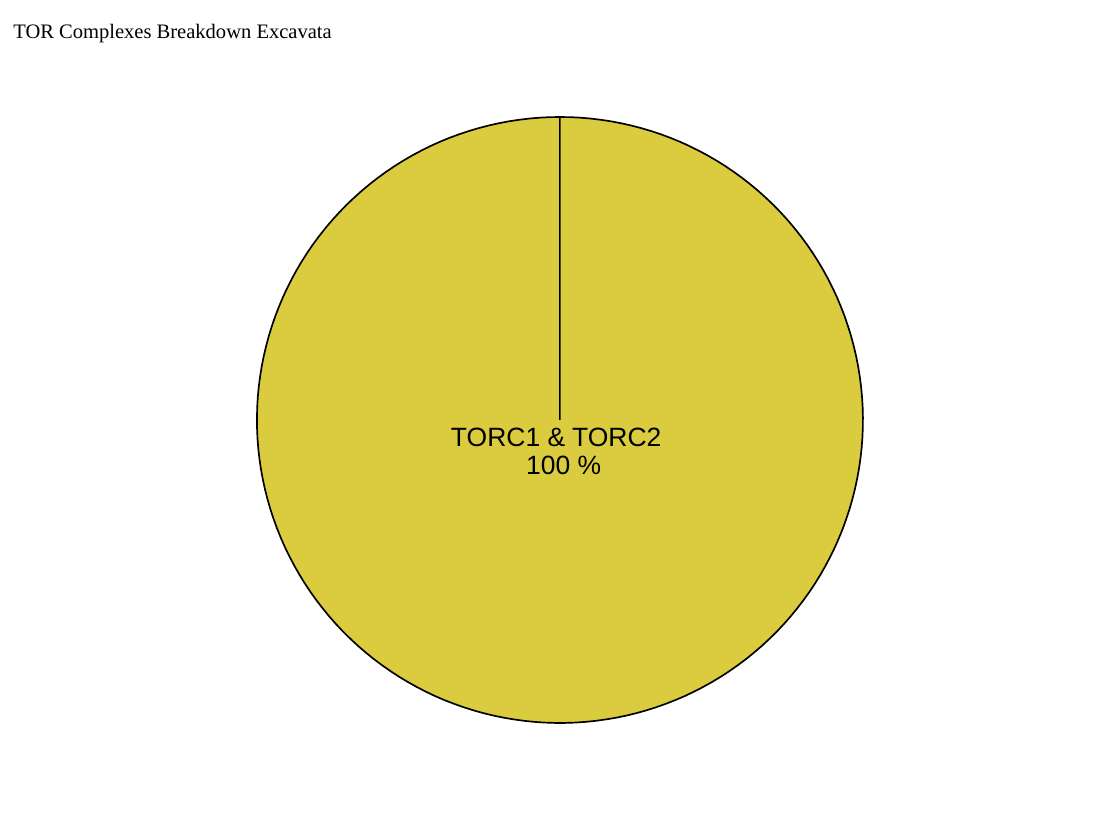
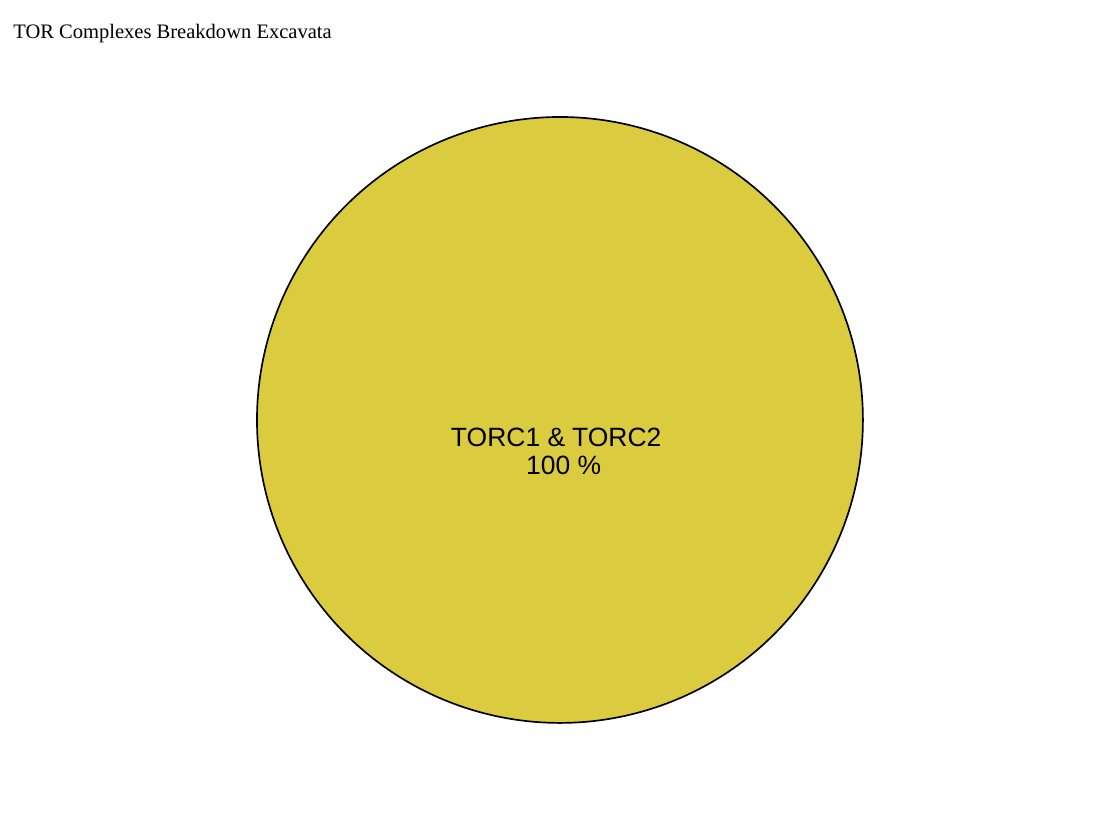
Before and after one commit to Dellaraam/TOR_phylogenetics, a slide deck: slide 1 of Images/Figures_To_Review/PieCharts_TORC/ComponentsExcavataPieChartv2.pptx. Drawn at 1120x840 pixels with LibreOffice and Linux fonts; fonts in the diff are those of the drawing. Boxes give left, top, right and bottom in pixels: in the first picture for what was removed or moved away, otherwise in the second. Text is boxed around its words. In the diff, an @@ line names an element or a change of style, - is before the commit and + after.

```diff
--- a/Images/Figures_To_Review/PieCharts_TORC/ComponentsExcavataPieChartv2.pptx
+++ b/Images/Figures_To_Review/PieCharts_TORC/ComponentsExcavataPieChartv2.pptx
@@ freeform shape removed at box(256, 118, 862, 724) @@
@@ ellipse added at box(256, 118, 862, 724), fill #DACC3E, outline #000000 1.07 pt @@
```
Also in this commit, not shown: 7 other files.
